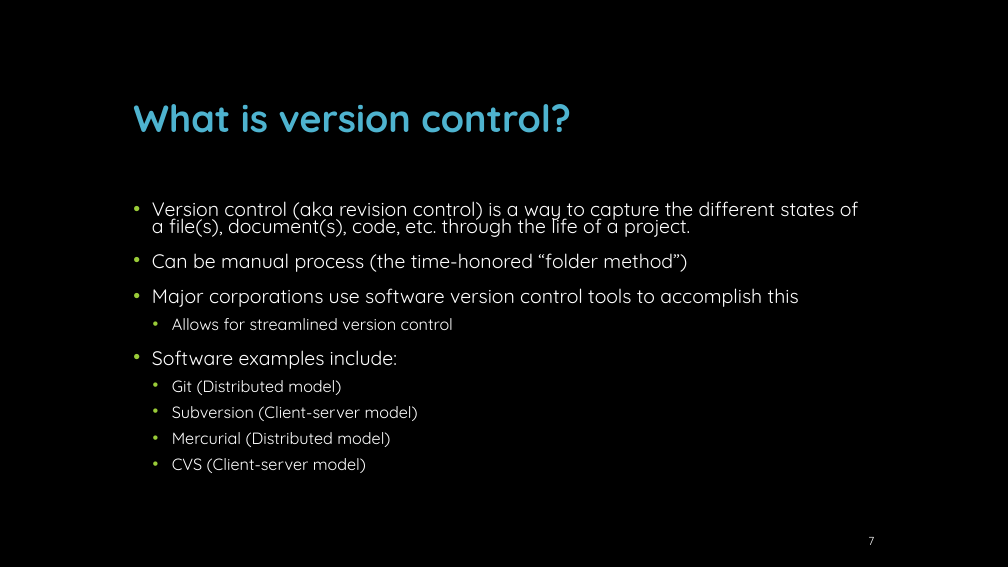
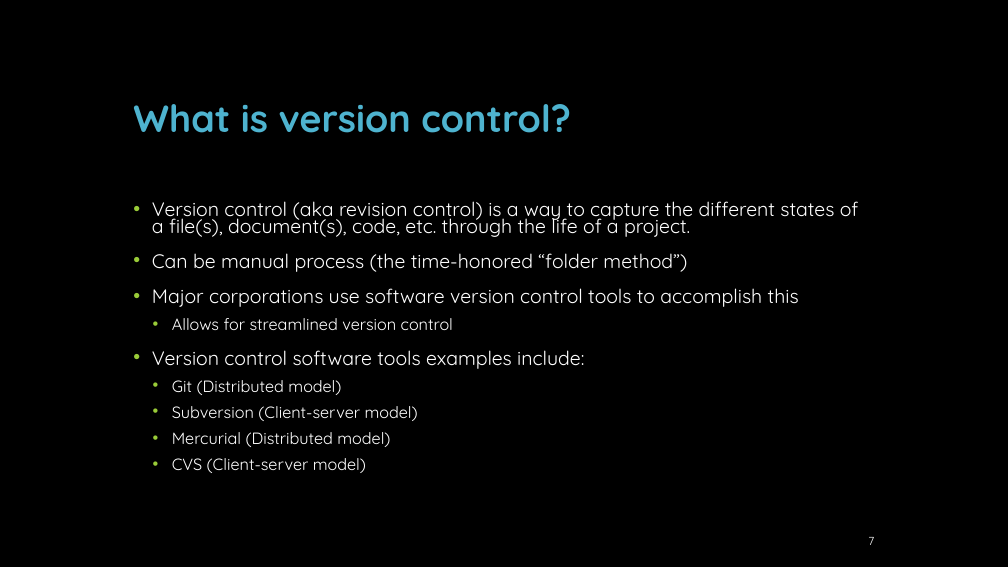
Before and after one commit to NOAA-PMEL/PMEL-training, a slide deck: slide 7 of 0-Workshop/Intro_to_GitHub_and_Version_Control.pptx. Drawn at 1008x567 pixels with LibreOffice and Linux fonts; fonts in the diff are those of the drawing; background and template pictures are left out. Boxes give left, top, right and bottom in pixels: in the first picture for what was removed or moved away, otherwise in the second. Text is boxed around its words. In the diff, an @@ line names an element or a change of style, - is before the commit and + after.

```diff
--- a/0-Workshop/Intro_to_GitHub_and_Version_Control.pptx
+++ b/0-Workshop/Intro_to_GitHub_and_Version_Control.pptx
@@ text at (152, 350, 584, 369): text changed @@
-• Software examples include:
+• Version control software tools examples include:
```
Also in this commit, not shown: 1 other slide changed, 1 slide added, 1 other file.
